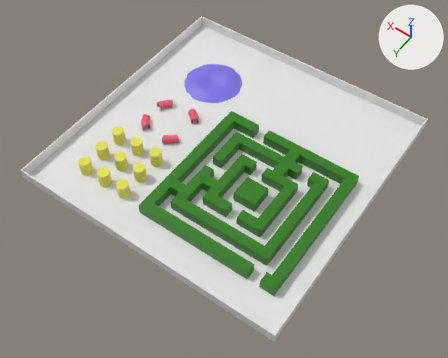
Renders of the Blender file resources/blender/physic_01.blend from each side of a commit.
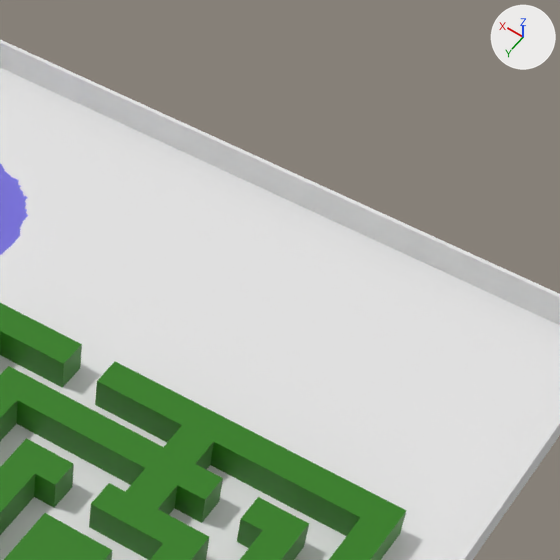
There are two pictures of each version: one whole from a 50 mm lens placed at (-104.2, 151.1, 214.2), pointed at (-4.5, 11.5, -5.2), one close up on the part from 52% to 91% of the width and 5% to 53% of the height. Arrows for +X, +Y and +Z are at upper right; the lights stay in place.

The first close-up shows 'Labyrinth', 'Plane', 'Wave'.
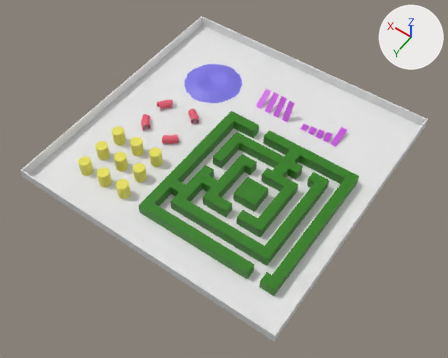
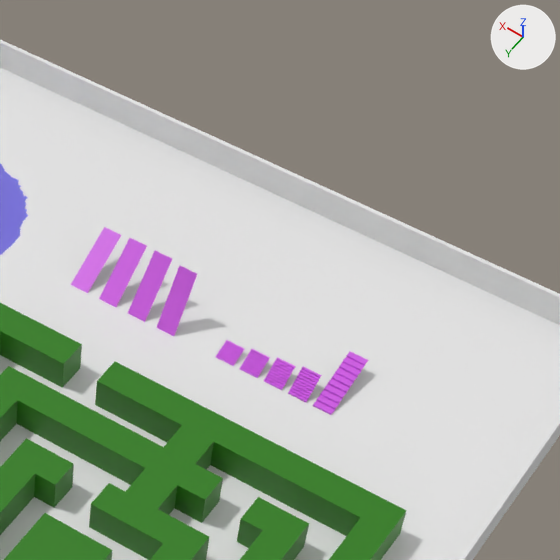
Changed parts and their boxes [x1, y1, x2, y2] in the close-ups (560 x 560 px):
'Stair_5', added (purple)
    after: [313, 352, 368, 415]
'Ramp_3', added (purple)
    after: [128, 251, 172, 322]
'Ramp_2', added (purple)
    after: [99, 238, 147, 307]
'Ramp_4', added (purple)
    after: [157, 265, 197, 336]
'Ramp_1', added (purple)
    after: [71, 227, 121, 293]
'Stair_4', added (purple)
    after: [288, 366, 322, 403]
'Stair_3', added (purple)
    after: [264, 357, 296, 390]
'Stair_2', added (purple)
    after: [239, 349, 270, 378]
'Stair_1', added (purple)
    after: [216, 340, 244, 366]

The change, as a list of edits to the scene's bpy script:
```text
Add me_cube_004:
    me_cube_004.from_pydata([(0.0, -1.5, 0.0), (0.0, -1.5, 0.25), (0.0, 1.5, 0.0), (0.0, 1.5, 0.25), (1.0, -1.5, 0.25), (1.0, 1.5, 0.25)], [], [(0, 1, 3, 2), (5, 3, 1, 4)])
    me_cube_004.materials.append(mat_stair)  # purple #d25de7
Add me_plane_006:
    me_plane_006.from_pydata([(0.0, -1.5, 0.0), (10.0, -1.5, 0.0), (0.0, 1.5, 0.0), (10.0, 1.5, 0.0)], [], [(0, 1, 3, 2)])
    me_plane_006.materials.append(mat_stair)  # purple #d25de7
Add me_plane_005:
    me_plane_005.from_pydata([(0.0, -1.5, 0.0), (10.0, -1.5, 0.0), (0.0, 1.5, 0.0), (10.0, 1.5, 0.0)], [], [(0, 1, 3, 2)])
    me_plane_005.materials.append(mat_stair)  # purple #d25de7
Add me_plane_004:
    me_plane_004.from_pydata([(0.0, -1.5, 0.0), (10.0, -1.5, 0.0), (0.0, 1.5, 0.0), (10.0, 1.5, 0.0)], [], [(0, 1, 3, 2)])
    me_plane_004.materials.append(mat_stair)  # purple #d25de7
Add me_plane_003:
    me_plane_003.from_pydata([(0.0, -1.5, 0.0), (10.0, -1.5, 0.0), (0.0, 1.5, 0.0), (10.0, 1.5, 0.0)], [], [(0, 1, 3, 2)])
    me_plane_003.materials.append(mat_stair)  # purple #d25de7
Add me_cube_003:
    me_cube_003.from_pydata([(0.0, -1.5, 0.0), (0.0, -1.5, 0.25), (0.0, 1.5, 0.0), (0.0, 1.5, 0.25), (0.36, -1.5, 0.25), (0.36, 1.5, 0.25)], [], [(0, 1, 3, 2), (5, 3, 1, 4)])
    me_cube_003.materials.append(mat_stair)  # purple #d25de7
Add me_cube_002:
    me_cube_002.from_pydata([(0.0, -1.5, 0.0), (0.0, -1.5, 0.2), (0.0, 1.5, 0.0), (0.0, 1.5, 0.2), (0.34, -1.5, 0.2), (0.34, 1.5, 0.2)], [], [(0, 1, 3, 2), (5, 3, 1, 4)])
    me_cube_002.materials.append(mat_stair)  # purple #d25de7
Add me_cube_001:
    me_cube_001.from_pydata([(0.0, -1.5, 0.0), (0.0, -1.5, 0.15), (0.0, 1.5, 0.0), (0.0, 1.5, 0.15), (0.32, -1.5, 0.15), (0.32, 1.5, 0.15)], [], [(0, 1, 3, 2), (5, 3, 1, 4)])
    me_cube_001.materials.append(mat_stair)  # purple #d25de7
Add me_cube:
    me_cube.from_pydata([(0.0, -1.5, 0.0), (0.0, -1.5, 0.1), (0.0, 1.5, 0.0), (0.0, 1.5, 0.1), (0.3, -1.5, 0.1), (0.3, 1.5, 0.1)], [], [(0, 1, 3, 2), (5, 3, 1, 4)])
    me_cube.materials.append(mat_stair)  # purple #d25de7
Add ob_stair_5:
    ob_stair_5 = bpy.data.objects.new('Stair_5', me_cube_004)  # modifiers ARRAY
    ob_stair_5.location = (-36.0, -30.0, 0.0)
    ob_stair_5.rotation_euler = (0.0, 0.0, -1.571)  # degrees (0, 0, -90)
Add ob_ramp_4:
    ob_ramp_4 = bpy.data.objects.new('Ramp_4', me_plane_006)
    ob_ramp_4.location = (-10.0, -30.0, 0.0)
    ob_ramp_4.rotation_euler = (0.0, -1.047, -1.571)  # degrees (0, -60, -90)
Add ob_ramp_3:
    ob_ramp_3 = bpy.data.objects.new('Ramp_3', me_plane_005)
    ob_ramp_3.location = (-5.0, -30.0, 0.0)
    ob_ramp_3.rotation_euler = (0.0, -0.873, -1.571)  # degrees (0, -50, -90)
Add ob_ramp_2:
    ob_ramp_2 = bpy.data.objects.new('Ramp_2', me_plane_004)
    ob_ramp_2.location = (0.0, -30.0, 0.0)
    ob_ramp_2.rotation_euler = (0.0, -0.698, -1.571)  # degrees (0, -40, -90)
Add ob_ramp_1:
    ob_ramp_1 = bpy.data.objects.new('Ramp_1', me_plane_003)
    ob_ramp_1.location = (5.0, -30.0, 0.0)
    ob_ramp_1.rotation_euler = (0.0, -0.524, -1.571)  # degrees (0, -30, -90)
Add ob_stair_4:
    ob_stair_4 = bpy.data.objects.new('Stair_4', me_cube_003)  # modifiers ARRAY
    ob_stair_4.location = (-32.0, -30.0, 0.0)
    ob_stair_4.rotation_euler = (0.0, 0.0, -1.571)  # degrees (0, 0, -90)
Add ob_stair_3:
    ob_stair_3 = bpy.data.objects.new('Stair_3', me_cube_002)  # modifiers ARRAY
    ob_stair_3.location = (-28.0, -30.0, 0.0)
    ob_stair_3.rotation_euler = (0.0, 0.0, -1.571)  # degrees (0, 0, -90)
Add ob_stair_2:
    ob_stair_2 = bpy.data.objects.new('Stair_2', me_cube_001)  # modifiers ARRAY
    ob_stair_2.location = (-24.0, -30.0, 0.0)
    ob_stair_2.rotation_euler = (0.0, 0.0, -1.571)  # degrees (0, 0, -90)
Add ob_stair_1:
    ob_stair_1 = bpy.data.objects.new('Stair_1', me_cube)  # modifiers ARRAY
    ob_stair_1.location = (-20.0, -30.0, 0.0)
    ob_stair_1.rotation_euler = (0.0, 0.0, -1.571)  # degrees (0, 0, -90)
```
